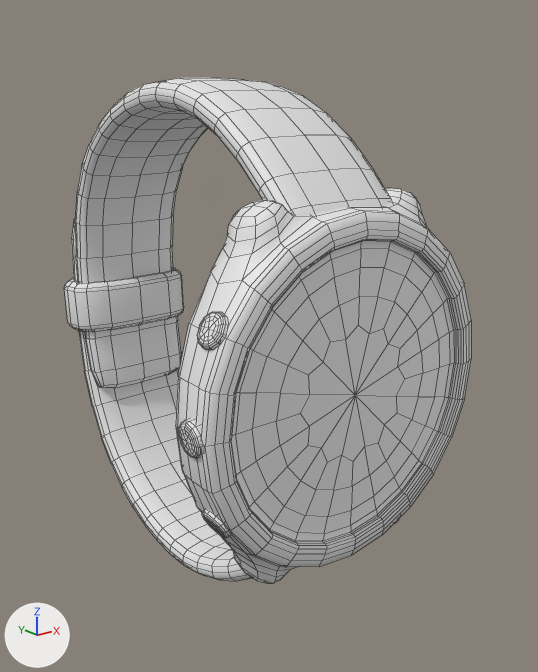
A saved change to the FBX model Untitled Climb Game/Assets/Models/Player/Hand/Watch.fbx.
Camera for both pictures: a 50 mm camera at (-0.0557, -0.0554, 0.031) aimed at (0.0082, 0.0244, -0.0009). The lights are fixed; the arrows at lower left show +X, +Y and +Z. Mesh edges are drawn as thin lines. Where no turn or scale is listed for an object, it has been applied to the vertices.

The older version as bpy lines, for what is in view:
```python
me_circle_002 = bpy.data.meshes.new('Circle.002')
me_circle_002.from_pydata(...)  # 1736 vertices, 1698 faces; spans x -0.021..0.0205, y -0.0021..0.0565, z -0.0332..0.034
ob_watch = bpy.data.objects.new('Watch', me_circle_002)
ob_watch.location = (0.0, 0.0, 0.0)
```
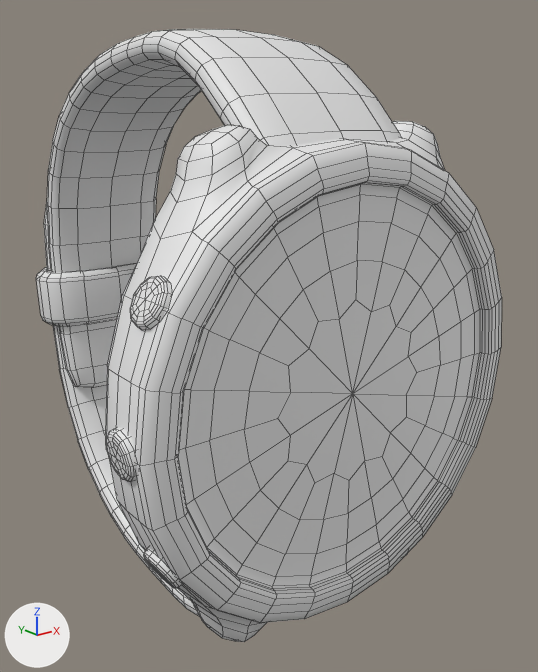
Where the change shows, as pixel boxes (x1, y1, x2, y2) in the pictures (538 x 672 px; the box of a moved part takes in the faces that stretch with it):
'Watch', reshaped (14% wider, 21% taller)
    before: (64, 77, 471, 584)
    after: (36, 29, 502, 642)
part 1 of me_circle_002, moved or reshaped
    before: (178, 420, 203, 458)
    after: (106, 427, 137, 482)
part 2 of me_circle_002, moved or reshaped
    before: (197, 312, 229, 350)
    after: (130, 276, 172, 330)
part 3 of me_circle_002, moved or reshaped
    before: (202, 509, 231, 538)
    after: (144, 548, 182, 588)
part 4 of me_circle_002, moved or reshaped
    before: (64, 268, 184, 332)
    after: (36, 263, 137, 327)
part 5 of me_circle_002, moved or reshaped
    before: (72, 77, 471, 584)
    after: (44, 29, 502, 642)

What the commit changed:
me_circle_002 is used by ob_watch; location (0.0, 0.0, 0.0).
me_circle_002 had 1736 vertices, 1698 faces and spanned x -0.021..0.0205, y -0.0021..0.0565, z -0.0332..0.034.
me_circle_002 now has 1736 vertices, 1698 faces and spans x -0.028..0.0274, y -0.0019..0.0655, z -0.0388..0.0394.
me_circle_002 part 1: the loose piece of 97 vertices spanning x -0.021..-0.0186, y -0.0012..0.0027, z -0.002..0.002 is scaled about its middle by 1.34, then moved by (-0.0066, 0.0012, 0.0).
me_circle_002 part 2: the loose piece of 97 vertices spanning x -0.0188..-0.0153, y -0.0012..0.0027, z 0.008..0.0121 is scaled about its middle by 1.33, then moved by (-0.0057, 0.0011, 0.0034).
me_circle_002 part 3: the loose piece of 97 vertices spanning x -0.0188..-0.0153, y -0.0012..0.0028, z -0.0121..-0.0079 is scaled about its middle by (1.34, 1.36, 1.34), then moved by (-0.0056, 0.0012, -0.0034).
me_circle_002 part 4: the loose piece of 128 vertices spanning x -0.0098..0.0099, y 0.0466..0.0565, z -0.0036..0.0046 is multiplied about its middle by the matrix ((1.142, -0.006, -0.023), (-0.009, 1.135, -0.046), (0.004, 0.005, 1.166)), then moved by (0.0005, 0.0084, -0.0003).
me_circle_002 part 5: 1317 of 1736 vertices moved; they spanned x -0.0204..0.0205, y -0.0021..0.0545, z -0.0332..0.034 and now span x -0.0271..0.0274, y -0.0019..0.0633, z -0.0388..0.0394; mean shift (0.0002, 0.0038, -0.0002); largest move (0.0, 0.0485, -0.0213) -> (0.0009, 0.0573, -0.0251).
